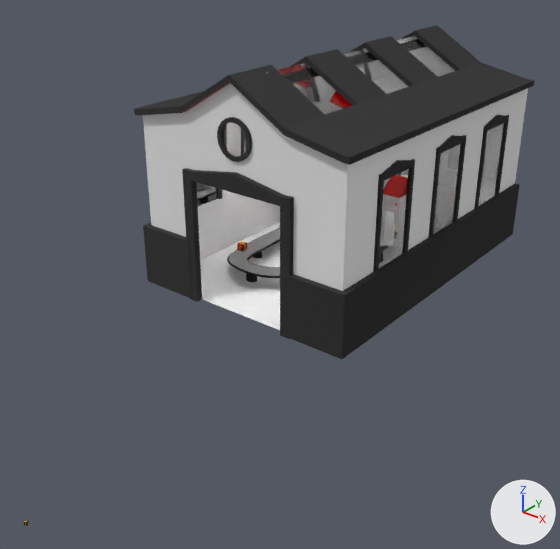
The Blender file 03-Scenes/innenscene.blend: old version first, new version second.
Rendered twice from a camera (50 mm lens) standing at (47.9, -64.1, 39.4) and looking at (2.0, -6.7, 3.9). Lighting does not change. The marker at lower right points along +X, +Y and +Z.

In view in the first picture: 'Fabrikgebäude', 'Fliessband', 'Geschenkpacket1'.
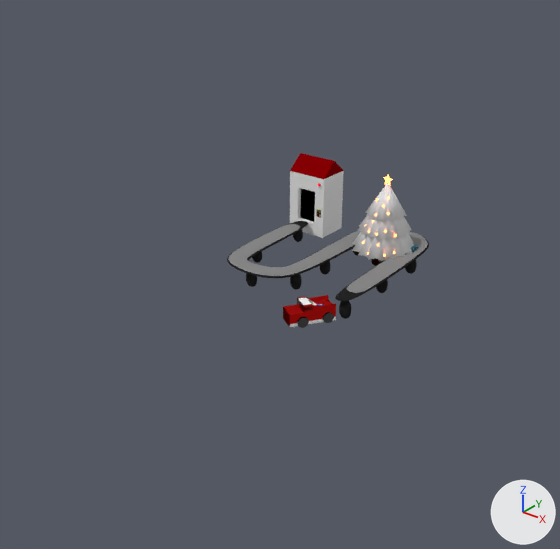
Edits to the bpy script that builds the scene:
```text
Add mat_abdeckung:
    mat_abdeckung = diffuse_material('Abdeckung')
    mat_abdeckung.base_color = (0.0, 0.0, 0.0)  # black #000000
Add me_plane_1:
    me_plane_1.from_pydata([(-1.0, -1.0, 0.0), (1.0, -1.0, 0.0), (-1.0, 1.0, 0.0), (1.0, 1.0, 0.0), (-4.8, -1.21, 0.14), (-4.8, 0.79, 0.14), (-1.08, 2.5, 0.0), (0.92, 2.5, 0.0), (-4.89, 2.29, 0.14)], [], [(0, 1, 3, 2), (0, 2, 5, 4), (2, 3, 7, 6), (5, 2, 6, 8)])
    me_plane_1.materials.append(mat_abdeckung)  # black #000000
Change ob_geschenkpacket1:
    ob_geschenkpacket1.location: (-9.0, -0.3, 1.8) -> (-8.6, 13.7, 1.8)
Change ob_fabrikgebäude:
    add ob_fabrikgebäude.hide_viewport = True
Change ob_geschenk_002:
    ob_geschenk_002.location: (0.115, 0.0171, 0.041) -> (0.1, -0.00479, 0.018)
    ob_geschenk_002.scale: (0.564, 0.564, 0.564) -> (0.576, 0.266, 0.338)
Change ob_schleife_002:
    ob_schleife_002.location: (-0.748, 1.384, 0.389) -> (-0.311, 0.702, 0.207)
    ob_schleife_002.scale: (0.0758, 0.404, 0.404) -> (0.0329, 0.176, 0.176)
Add ob_abdeckung_maschine:
    ob_abdeckung_maschine = bpy.data.objects.new('Abdeckung Maschine', me_plane_1)
    ob_abdeckung_maschine.location = (-9.0, 12.6, 1.7)
    ob_abdeckung_maschine.rotation_euler = (-0.979, 1.505, -2.551)  # degrees (-56, 86, -146)
```

Location of each change, (x1, y1, x2, y2) in pixels of the pictures (560 x 549 px):
'Fabrikgebäude', hidden
    before: (134, 25, 534, 359)
'Abdeckung Maschine', added (black)
    after: (300, 188, 315, 222)
'Geschenkpacket1', moved, rescaled, reshaped (not visible afterwards)
    before: (237, 241, 247, 251)
'Fliessband', unchanged, uncovered by the edit
    before: (227, 228, 280, 283)
    after: (227, 221, 429, 319)
'Maschine', unchanged, uncovered by the edit
    after: (290, 153, 344, 238)
'Tanne', unchanged, uncovered by the edit
    after: (352, 174, 414, 266)
'Car', unchanged, uncovered by the edit
    after: (283, 295, 336, 328)
